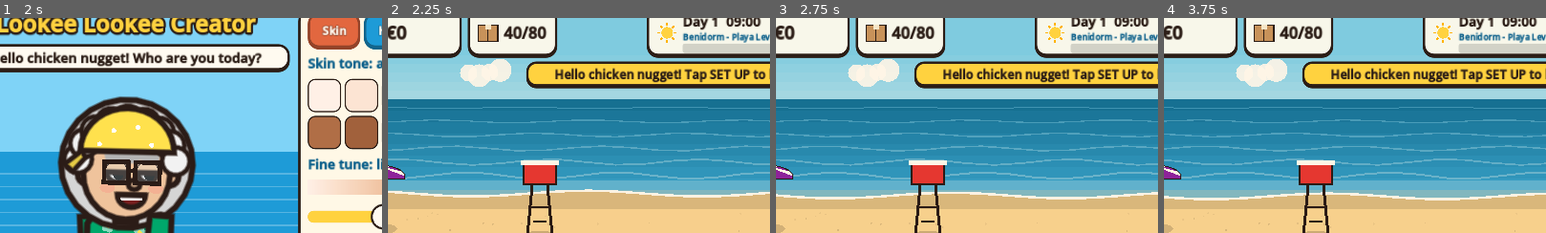
Above: before the commit, frames 1-4 (left to right).
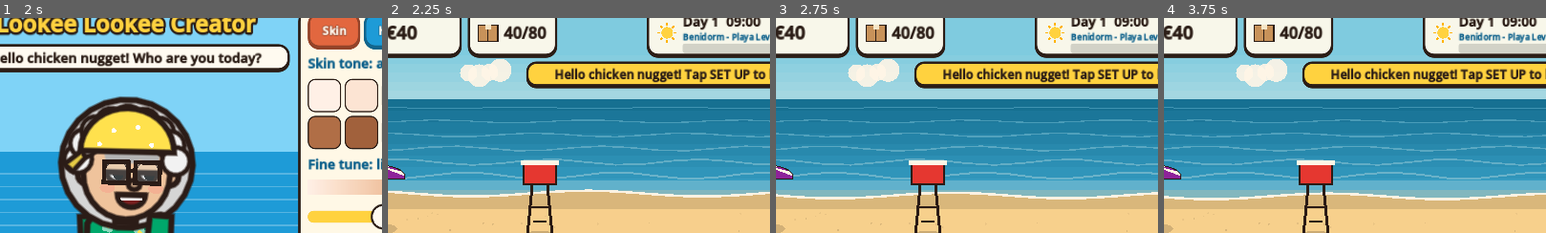
Above: after the commit, the same moments.

Repository: jamesbell2021/Animation-
Game: Godot game, scene res://scenes/main_menu.tscn
Two runs of this game, one before a commit and one after it. Both use one fixed random seed, a clock stepped at 60 frames per second and the inputs below.
Inputs:
- Up to frame 1 (2 s): click "NEW GAME" at 0.5 s; click "NEW GAME" at 1.25 s
- Up to frame 2 (2.25 s): click "VERY GOOD VERY NICE! LET'S GO!" at 2 s
- Up to frame 3 (2.75 s): no input
- Up to frame 4 (3.75 s): click "II" at 2.75 s; click "RESUME" at 3.5 s
The pictures show only the part of the screen within x 6-56%, y 4-54%; the shares and areas given below are measured in that part.

Frame 1 is identical in both runs. In frame 2, 0.3% of the frame differs, in the area x 2-8%, y 3-11%; in frame 3, 0.3%; in frame 4, 0.3%.

Commit message:
Lookee Lookee Tycoon: trailer tooling; HUD shows the real cash from the start
tools/trailer films each shot in-engine with Movie Maker (record.sh +
director.gd, title cards included) and assemble.py cuts them together
over the beach music. The HUD cash label read €0 until the first sale;
it now shows the real amount immediately.

Co-Authored-By: Claude Opus 5.5 <noreply@anthropic.com>
Claude-Session: https://claude.ai/code/session_01255KLZ91PkSJFBk5v4i9QT

Diff:
--- a/lookee-lookee-tycoon/scripts/ui/hud.gd
+++ b/lookee-lookee-tycoon/scripts/ui/hud.gd
@@ -61,6 +61,7 @@
 	beach.vendor.stall.opened.connect(_refresh_stall_button)
 	beach.vendor.stall.closed.connect(_refresh_stall_button)
 	_cash_shown = Economy.cash
+	_cash.text = Lines.money(Economy.cash)
 	_on_cash(Economy.cash, 0.0)
 	_refresh_stock()
 	_refresh_price()
--- /dev/null
+++ b/lookee-lookee-tycoon/tools/trailer/blank.tscn
@@ -0,0 +1,3 @@
+[gd_scene format=3]
+
+[node name="Blank" type="Node2D"]
--- /dev/null
+++ b/lookee-lookee-tycoon/tools/trailer/director.gd
@@ -0,0 +1,377 @@
+extends Node
+## Films one trailer shot inside the real game, for Godot's Movie Maker. record.sh runs it once
+## per shot:
+##   godot --path . --write-movie takes/sell.avi --fixed-fps 30 res://tools/trailer/director.tscn -- sell
+## Every shot spends WARMUP seconds setting the scene (assemble.py trims it), then plays out.
+## Music is muted here: assemble.py lays one continuous music track under the whole edit,
+## so cuts don't restart it. Sound effects and voices are recorded with the picture.
+## Nothing is saved, so your own save file is left alone.
+
+const WARMUP := 1.0
+const BEACH := "res://scenes/beach.tscn"
+const CREATOR := "res://scenes/character_creator.tscn"
+
+## Title cards: lines of [text, size, colour], plus an optional voice line.
+const CARDS := {
+	"card_hello": {"lines": [["HELLO", 150, "ffd23f"], ["CHICKEN NUGGET!", 150, "ffd23f"]], "voice": "hello", "len": 1.9},
+	"card_anyone": {"lines": [["BE ANYONE.", 150, "ffffff"]], "voice": "", "len": 1.3},
+	"card_police": {"lines": [["DODGE THE", 120, "ffffff"], ["POLICÍA", 170, "ff5a4f"]], "voice": "policia", "len": 1.6},
+	"card_legit": {"lines": [["...OR LEG IT!", 150, "ffd23f"]], "voice": "", "len": 1.2},
+	"card_empire": {"lines": [["BUILD A", 120, "ffffff"], ["BEACH EMPIRE", 160, "7cc242"]], "voice": "", "len": 1.5},
+	"end": {"lines": [["LOOKEE LOOKEE", 150, "ffd23f"], ["TYCOON", 190, "ffd23f"], ["VERY GOOD VERY NICE!", 64, "ffffff"],
+		["Play in your browser  ·  Android", 44, "fff4dc"]], "voice": "very_good", "len": 4.5},
+}
+
+var shot := ""
+var _rng := RandomNumberGenerator.new()
+
+
+func _ready() -> void:
+	process_mode = Node.PROCESS_MODE_ALWAYS
+	_rng.seed = 12345
+	var args := OS.get_cmdline_user_args()
+	shot = args[0] if not args.is_empty() else "sell"
+	var p := get_parent()
+	p.remove_child.call_deferred(self)
+	get_tree().root.add_child.call_deferred(self)
+	_run.call_deferred()
+
+
+func wait(s: float) -> void:
+	await get_tree().create_timer(s, true, false, true).timeout
+
+
+func frames(n: int) -> void:
+	for i in n:
+		await get_tree().process_frame
+
+
+func _run() -> void:
+	# Mute the music bus; keep effects and voices.
+	AudioManager.set_volumes(0.0, 0.9, 1.0)
+	while AudioManager.voices.size() < AudioManager.VOICE_LINES.size():
+		await frames(1)
+	if CARDS.has(shot):
+		await _card(CARDS[shot])
+	else:
+		await call("_shot_" + shot)
+	if OS.get_cmdline_user_args().has("--debug"):
+		print("DEBUG sales=%d revenue=%.1f stock=%d" % [Economy.day_stats.sales, Economy.day_stats.revenue, Economy.total_stock()])
+	get_tree().quit()
+
+
+# --- Helpers ----------------------------------------------------------------------------------
+
+## The vendor everyone sees in the trailer (matches the app icon).
+func _vendor_look() -> Dictionary:
+	var a := AppearanceOptions.default_appearance()
+	a.shirt = 2
+	a.mouth = 4
+	a.name = "Very Nice Vince"
+	return a
+
+
+## Fresh game state on a beach, without touching the save file.
+func _setup_beach(stall_tier := 0, extra := {}) -> Node:
+	Economy.new_game()
+	Upgrades.reset()
+	Staff.new_game()
+	CharacterData.set_appearance(_vendor_look())
+	Upgrades.levels = {"stall": stall_tier}
+	for k in extra:
+		Upgrades.levels[k] = extra[k]
+	Upgrades.levels["storage"] = 2
+	Economy.cash = 480.0
+	for id in ["sunglasses", "flamingo", "watch", "bunny_ears", "selfie_stick", "sun_hat", "magnet", "speaker"]:
+		Economy.inventory[id] = 18
+	GameManager.day = 3
+	GameManager.current_beach = "benidorm"
+	GameManager.next_beach = "benidorm"
+	GameManager.owned_beaches = ["benidorm"]
+	GameManager.tutorial_step = 99
+	get_tree().change_scene_to_file(BEACH)
+	await frames(3)
+	var beach := get_tree().current_scene
+	RandomEvents._timer = 9999.0
+	GameManager.hour = 13.0
+	return beach
+
+
+## Puts tourists around a point, already settled on their towels.
+func _crowd(beach: Node, around: Vector2, count: int, spread := 520.0) -> void:
+	var types := ["brits", "stag", "family", "pensioner", "influencer"]
+	var made := 0
+	while made < count:
+		made += maxi(beach.tourists.spawn_group(types[made % types.size()], 2), 1)
+	for t in beach.tourists.pool:
+		if not t.is_active():
+			continue
+		var p: Vector2 = beach.clamp_to_sand(around + Vector2(_rng.randf_range(-spread, spread), _rng.randf_range(-170, 120)))
+		if p.distance_to(around) < 110.0:
+			p.x += 160.0 * signf(p.x - around.x + 0.01)
+		t.spot = p
+		t.position = p
+		t.moving = false
+		t._settle()
+		t.budget = 90.0  # big spenders for the camera
+		t.stay_time = 300.0
+
+
+func _park_police(beach: Node) -> void:
+	for cop in beach.police:
+		cop.position.x = 60.0 if cop.position.x < BeachBackdrop.WORLD_W * 0.5 else BeachBackdrop.WORLD_W - 60.0
+		cop.cooldown = 999.0
+		cop.state = Police.State.RETURN
+		cop.walk_to(cop.position)
+
+
+func _frame_camera(beach: Node, center: Vector2, zoom: float) -> void:
+	beach.camera.follow = null
+	beach.camera.set_zoom_level(zoom)
+	beach.camera.position = center
+	beach.camera._clamp_position()
+
+
+func _clear_toasts(beach: Node) -> void:
+	for c in beach.hud._toasts.get_children():
+		c.queue_free()
+
+
+# --- Title cards -------------------------------------------------------------------------------
+
+class CardBackground extends Control:
+	var t := 0.0
+
+	func _process(delta: float) -> void:
+		t += delta
+		queue_redraw()
+
+	func _draw() -> void:
+		var s := size
+		draw_rect(Rect2(0, 0, s.x, s.y * 0.42), Color("#7fd3f7"))
+		draw_circle(Vector2(s.x * 0.86, s.y * 0.15), s.y * 0.09, Color("#fff3b0"))
+		draw_rect(Rect2(0, s.y * 0.42, s.x, s.y * 0.22), Color("#1e9bd7"))
+		for i in 4:
+			var y := s.y * (0.46 + i * 0.045)
+			var pts := PackedVector2Array()
+			for x in range(0, int(s.x) + 40, 40):
+				pts.append(Vector2(x, y + sin(x * 0.015 + t * (1.2 + i * 0.3)) * 5.0))
+			draw_polyline(pts, Color(1, 1, 1, 0.35), 4.0)
+		draw_rect(Rect2(0, s.y * 0.64, s.x, s.y * 0.36), Color("#f7d89b"))
+		var foam := PackedVector2Array()
+		for x in range(0, int(s.x) + 30, 30):
+			foam.append(Vector2(x, s.y * 0.64 + sin(x * 0.012 + t * 1.4) * 7.0))
+		draw_polyline(foam, Color.WHITE, 8.0)
+		# A soft dark vignette so the words pop.
+		draw_rect(Rect2(Vector2.ZERO, s), Color(0.05, 0.08, 0.15, 0.1))
+
+
+func _card(def: Dictionary) -> void:
+	get_tree().change_scene_to_file("res://tools/trailer/blank.tscn")
+	await frames(2)
+	var layer := CanvasLayer.new()
+	get_tree().current_scene.add_child(layer)
+	var bg := CardBackground.new()
+	bg.set_anchors_preset(Control.PRESET_FULL_RECT)
+	layer.add_child(bg)
+	var box := VBoxContainer.new()
+	box.set_anchors_preset(Control.PRESET_FULL_RECT)
+	box.alignment = BoxContainer.ALIGNMENT_CENTER
+	box.add_theme_constant_override("separation", -10)
+	layer.add_child(box)
+	var is_end := shot == "end"
+	var labels: Array[Label] = []
+	for line in def.lines:
+		# Sizes are written for 1080p; the game renders at 720p and stretches.
+		var l := UITheme.title(str(line[0]), int(float(line[1]) * 0.667))
+		l.add_theme_color_override("font_color", Color(str(line[2])))
+		l.add_theme_constant_override("outline_size", int(float(line[1]) * 0.12))
+		box.add_child(l)
+		labels.append(l)
+	if is_end:
+		box.offset_right = -360.0
+		# The vendor waves from the right.
+		var av := VendorAvatar.new()
+		av.set_appearance(_vendor_look())
+		av.position = Vector2(1000, 640)
+		av.scale = Vector2(3.6, 3.6)
+		layer.add_child(av)
+		av.set_facing(-1.0)
+		av.set_pose(VendorAvatar.Pose.CHEER)
+	await wait(WARMUP)
+	# Pop the words in one by one.
+	for l in labels:
+		l.pivot_offset = l.size * 0.5
+		l.scale = Vector2.ZERO
+	if str(def.voice) != "":
+		AudioManager.say(str(def.voice), 1.0, "trailer")
+	for i in labels.size():
+		var tw := create_tween()
+		tw.tween_property(labels[i], "scale", Vector2.ONE, 0.22).set_trans(Tween.TRANS_BACK).set_ease(Tween.EASE_OUT)
+		AudioManager.play_sfx("tap", 0.05, -6.0)
+		await wait(0.12)
+	await wait(float(def.len))
+
+
+# --- Gameplay shots -----------------------------------------------------------------------------
+
+## Shout, the crowd comes running, coins fly.
+func _shot_sell() -> void:
+	var beach := await _setup_beach(3, {"display": 2})
+	var v: Vendor = beach.vendor
+	v.position = Vector2(1600, 600)
+	v.command_toggle_stall()
+	await wait(0.7)
+	_park_police(beach)
+	_crowd(beach, v.stall.position, 12, 380.0)
+	Economy.set_markup(0)
+	_frame_camera(beach, v.stall.position + Vector2(0, -70), 1.15)
+	await wait(WARMUP - 0.7)
+	_clear_toasts(beach)
+	v.shout_cooldown = 0.0
+	v.command_shout()
+	# Keep the stall full: whenever a slot frees up, the next-nearest tourist comes over.
+	var t := 0.0
+	# The edit starts ~3 s in, once the first customers are browsing.
+	while t < 10.0:
+		if v.stall.has_free_slot():
+			_send_shopper(beach, v)
+		if (t > 3.6 and t < 3.9) or (t > 7.2 and t < 7.5):
+			v.shout_cooldown = 0.0
+			v.command_shout()
+		await wait(0.25)
+		t += 0.25
+
+
+func _send_shopper(beach: Node, v: Vendor) -> void:
+	var best: Tourist = null
+	for tr in beach.tourists.pool:
+		if tr.is_active() and tr.bought == 0 and tr.state in [Tourist.State.SUNBATHE, Tourist.State.WANDER, Tourist.State.RETURNING]:
+			if best == null or tr.position.distance_to(v.position) < best.position.distance_to(v.position):
+				best = tr
+	if best:
+		best.go_shopping(v.position)
+
+
+## Rapid-fire Randomise in the Character Creator.
+func _shot_creator() -> void:
+	GameManager.creator_mode = "edit"
+	CharacterData.set_appearance(_vendor_look())
+	get_tree().change_scene_to_file(CREATOR)
+	await frames(3)
+	var c := get_tree().current_scene
+	c._set_tab(1)
+	await wait(WARMUP)
+	var tabs := [1, 0, 4, 5, 2, 1, 3, 5]
+	for i in 8:
+		c._randomise()
+		c._set_tab(tabs[i])
+		await wait(0.42)
+	c._say_it()
+	await wait(0.6)
+
+
+## A cop spots the stall, stares... the vendor pulls the ropes just in time.
+func _shot_police() -> void:
+	var beach := await _setup_beach(0)
+	var v: Vendor = beach.vendor
+	v.position = Vector2(1500, 640)
+	v.command_toggle_stall()
+	await wait(0.7)
+	_crowd(beach, v.position, 8, 600.0)
+	var cop: Police = beach.police[0]
+	for other in beach.police:
+		if other != cop:
+			other.position.x = 80.0
+	cop.position = Vector2(v.position.x + 330, BeachBackdrop.PROM_Y + 40)
+	cop.state = Police.State.PATROL
+	cop.cooldown = 0.0
+	cop.walk_to(Vector2(v.position.x + 140, BeachBackdrop.PROM_Y + 40))
+	_frame_camera(beach, Vector2(v.position.x + 110, 640), 1.25)
+	await wait(WARMUP - 0.7)
+	_clear_toasts(beach)
+	# Wait for the cop to spot the stall, then pack up mid-stare.
+	var t := 0.0
+	while cop.state != Police.State.INVESTIGATE and t < 3.0:
+		await wait(0.1)
+		t += 0.1
+	await wait(1.3)
+	v.command_toggle_stall()
+	await wait(3.4)
+
+
+## Busted! Leg it across the sand with the cop in pursuit.
+func _shot_chase() -> void:
+	var beach := await _setup_beach(1)
+	var v: Vendor = beach.vendor
+	v.position = Vector2(1200, 620)
+	v.command_toggle_stall()
+	await wait(0.7)
+	_crowd(beach, v.position, 10, 700.0)
+	var cop: Police = beach.police[0]
+	cop.position = v.stall.position + Vector2(70, 40)
+	_frame_camera(beach, v.position + Vector2(0, -40), 1.2)
+	await wait(WARMUP - 0.7)
+	_clear_toasts(beach)
+	beach._on_cop_reached_stall(cop, v.stall)
+	await wait(1.4)
+	(Overlay.stack.back() as Node)._choose("run")
+	await frames(1)
+	v.command_walk(v.position + Vector2(900, -160))
+	await wait(1.6)
+	v.command_walk(v.position + Vector2(500, 170))
+	await wait(1.8)
+
+
+## The stall grows from a blanket to a kiosk while the crew works.
+func _shot_empire() -> void:
+	Staff.new_game()
+	var beach := await _setup_beach(0, {"cards": 3, "display": 2})
+	var v: Vendor = beach.vendor
+	v.position = Vector2(1600, 620)
+	_park_police(beach)
+	_crowd(beach, v.position, 14, 700.0)
+	# Hire a crew and walk them straight to work.
+	Economy.add_cash(5000.0, "trailer")
+	for role in ["seller", "shouter", "lookout"]:
+		Staff.candidates[0].role = role
+		Staff.hire(0, "benidorm")
+	beach._spawn_workers()
+	for w in beach.workers:
+		if w.role == "seller":
+			w.position = Vector2(v.position.x - 420, 560)
+			w.walk_to(w.position)
+		elif w.role == "shouter":
+			w.position = v.position + Vector2(260, 40)
+	v.command_toggle_stall()
+	_frame_camera(beach, v.position + Vector2(-120, -40), 1.05)
+	await wait(WARMUP)
+	_clear_toasts(beach)
+	for tier in range(1, 6):
+		Upgrades.levels["stall"] = tier
+		v.stall.open_at(v.stall.position, tier)
+		beach.fx.puff(v.stall.position + Vector2(0, -20), 10)
+		AudioManager.play_sfx("upgrade")
+		if tier == 3:
+			v.shout_cooldown = 0.0
+			v.command_shout()
+		await wait(0.8)
+	await wait(0.8)
+
+
+## Random events: a cruise ship docks, then the rain comes.
+func _shot_events() -> void:
+	var beach := await _setup_beach(3, {"parasol": 1})
+	var v: Vendor = beach.vendor
+	v.position = Vector2(1500, 600)
+	v.command_toggle_stall()
+	_park_police(beach)
+	_crowd(beach, v.position, 18, 900.0)
+	_frame_camera(beach, Vector2(1500, 420), 0.62)
+	await wait(WARMUP)
+	_clear_toasts(beach)
+	RandomEvents.trigger("cruise")
+	beach.backdrop._t = 140.0  # ship already in frame
+	await wait(2.2)
+	RandomEvents.trigger("rain")
+	await wait(2.2)
--- /dev/null
+++ b/lookee-lookee-tycoon/tools/trailer/director.tscn
@@ -0,0 +1,6 @@
+[gd_scene load_steps=2 format=3]
+
+[ext_resource type="Script" path="res://tools/trailer/director.gd" id="1"]
+
+[node name="TrailerDirector" type="Node"]
+script = ExtResource("1")
--- /dev/null
+++ b/lookee-lookee-tycoon/tools/trailer/export_music.gd
@@ -0,0 +1,10 @@
+extends SceneTree
+## Renders the beach music loop to a WAV for the trailer edit.
+##   godot --headless --path . -s res://tools/trailer/export_music.gd -- <out.wav>
+
+func _init() -> void:
+	var args := OS.get_cmdline_user_args()
+	var out: String = args[0] if not args.is_empty() else "user://beach.wav"
+	MusicSynth.new("beach").render_all().save_to_wav(out)
+	print("music -> ", out)
+	quit()
Not shown, added: lookee-lookee-tycoon/tools/trailer/.gitignore
Not shown, added: lookee-lookee-tycoon/tools/trailer/assemble.py
Not shown, added: lookee-lookee-tycoon/tools/trailer/record.sh
